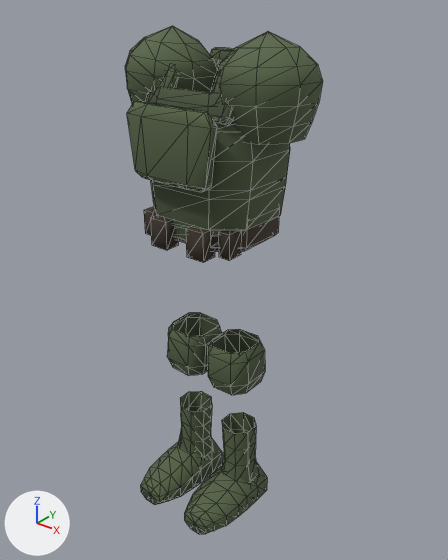
Renders of the glTF model public/assets/lab/soldier-kit.gltf from each side of a commit.
Before and after are seen from a 50 mm camera at (1.052, -1.277, 1.602) aimed at (0.017, 0.016, 0.801). The lights are fixed; the arrows at lower left show +X, +Y and +Z. The first picture is the older version. Mesh edges are drawn as thin lines. Vertices at exactly the same position are counted once.
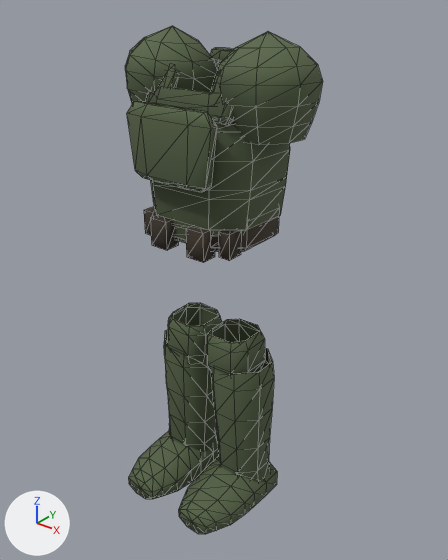
The newer file is also rescaled (x1.2), turned or shifted as a whole; pictures and numbers use the older file's frame.

What the commit changed:
me_mesh_0 is used by ob_mesh; location (0.0, 0.0, 0.0).
me_mesh_0 had 682 vertices, 1216 faces and spanned x -0.283..0.283, y -0.231..0.197, z 0.006..1.492.
me_mesh_0 now has 698 vertices, 1248 faces and spans x -0.283..0.283, y -0.258..0.197, z 0.046..1.492.
me_mesh_0 part 1: the loose piece of 32 vertices spanning x 0.005..0.161, y -0.09..0.065, z 0.481..0.628 is scaled about its middle by (1, 1, 0.952), then moved by (-0.001, 0.0, 0.04).
me_mesh_0 part 2: the loose piece of 32 vertices spanning x -0.161..-0.005, y -0.09..0.065, z 0.481..0.628 is scaled about its middle by (1, 1, 0.952), then moved by (0.001, 0.0, 0.04).
me_mesh_0 part 3: the loose piece of 58 vertices spanning x 0.019..0.176, y -0.231..0.05, z 0.006..0.144 is scaled about its middle by (1.25, 1.12, 1), then moved by (0.014, -0.01, 0.04).
me_mesh_0 part 4: the loose piece of 58 vertices spanning x -0.176..-0.019, y -0.231..0.05, z 0.006..0.144 is scaled about its middle by (1.25, 1.12, 1), then moved by (-0.014, -0.01, 0.04).
me_mesh_0 part 5: a new loose piece of 49 vertices spanning x 0.005..0.202, y -0.09..0.09, z 0.096..0.575, in mat_plate (picture img_image_0).
me_mesh_0 part 6: a new loose piece of 49 vertices spanning x -0.202..-0.005, y -0.09..0.09, z 0.096..0.575, in mat_plate (picture img_image_0).
Part 7, on me_mesh_0:
82 vertices are removed from x -0.17..0.17, y -0.071..0.071, z 0.057..0.321.
144 faces are deleted.

Location of each change, [x1, y1, x2, y2] in pixels of the pictures (448 x 560 px; the box of a moved part takes in the faces that stretch with it):
part 1 of me_mesh_0, moved or reshaped: before [208, 329, 265, 395]; after [207, 319, 265, 376]
part 2 of me_mesh_0, moved or reshaped: before [167, 313, 222, 375]; after [167, 303, 222, 363]
part 3 of me_mesh_0, moved or reshaped: before [184, 462, 267, 534]; after [178, 457, 277, 534]
part 4 of me_mesh_0, moved or reshaped: before [140, 439, 222, 505]; after [128, 431, 218, 499]
part 5 of me_mesh_0, added (green): after [210, 348, 274, 482]
part 6 of me_mesh_0, added (green): after [164, 329, 217, 452]
part 7 of me_mesh_0, deleted: before [178, 391, 259, 484]
